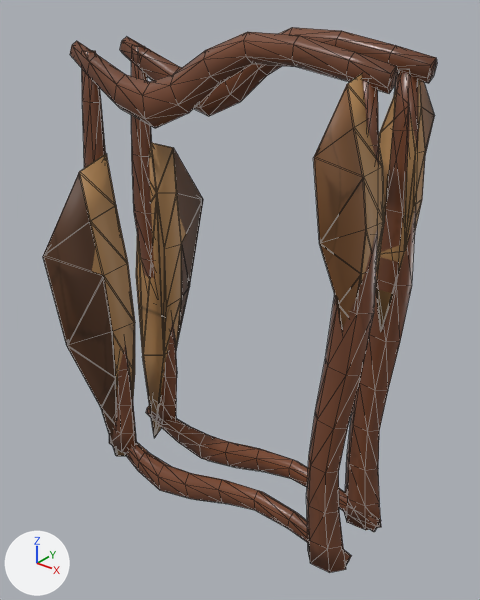
Renders of the glTF model public/assets/models/buildings/infestation-window.glb from each side of a commit.
Rendered twice from a 50 mm lens placed at (1.137, -1.386, 1.651), pointed at (0.014, 0.018, 0.781). Every picture has the same lights, and +X, +Y and +Z are marked at lower left. The older version comes first. Mesh edges are drawn as thin lines.

In view in the first picture: 'resin_shell'.
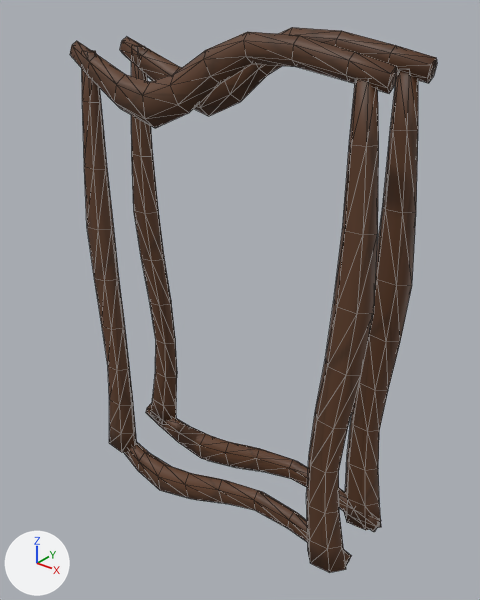
Where the change shows, as pixel boxes [x1, y1, x2, y2] in the pictures (480 x 600 px):
'resin_shell', reshaped (7% narrower)
    before: [43, 27, 437, 573]
    after: [70, 27, 437, 573]
part 1 of me_resin_shell, deleted (brown)
    before: [43, 74, 435, 456]
part 2 of me_resin_shell, surface changed
    both: [70, 27, 437, 571]

The change, as a list of edits to the scene's bpy script:
```text
Change me_resin_shell:
    used by ob_resin_shell; location = (0.0, 0.0, 0.035)
    remove me_resin_shell.from_pydata(...)  # 696 vertices, 1328 faces; spans x -0.51..0.51, y -0.35..0.35, z -0.03..1.5
    remove me_resin_shell.materials.append(mat_bug_flesh)  # picture img_bug_atlas_albedo_png
    remove me_resin_shell.materials.append(mat_bug_chitin_tan)  # picture img_bug_atlas_albedo_png
    add me_resin_shell.from_pydata(...)  # 480 vertices, 928 faces; spans x -0.51..0.51, y -0.14..0.14, z -0.03..1.5
    me_resin_shell part 1: 8 loose pieces with 216 vertices, spanning x -0.51..0.5, y -0.35..0.35, z -0.02..1.44, are deleted
    me_resin_shell part 2: 928 kept faces spanning x -0.51..0.51, y -0.14..0.14, z -0.03..1.5 get new texture (UV) coordinates
    remove me_resin_shell.materials.append(mat_bug_chitin_mid)  # picture img_bug_atlas_albedo_png
```
